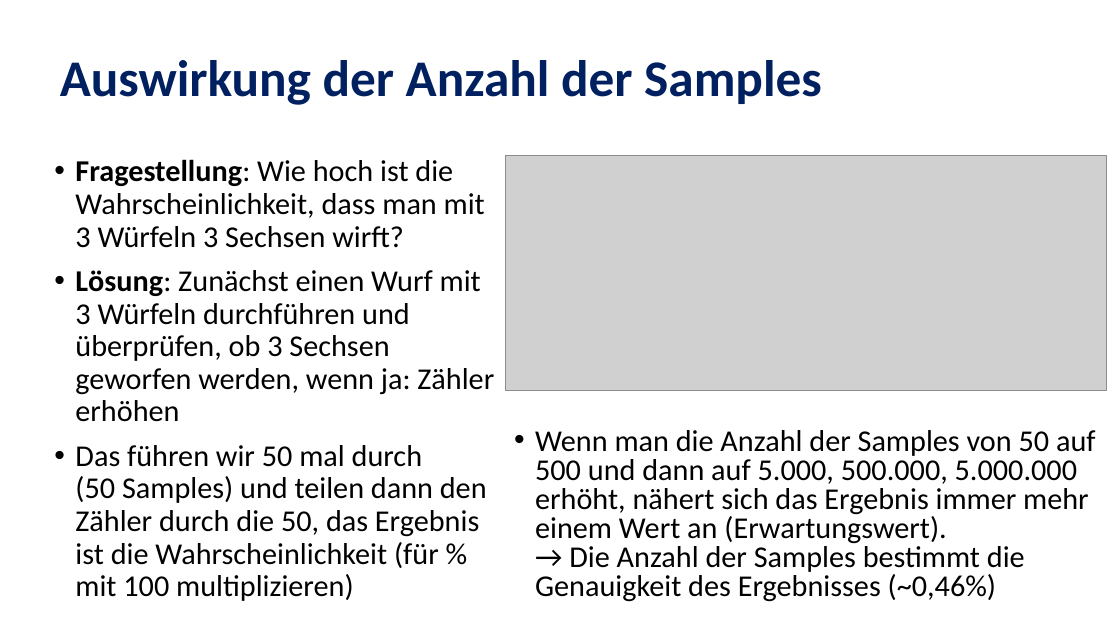
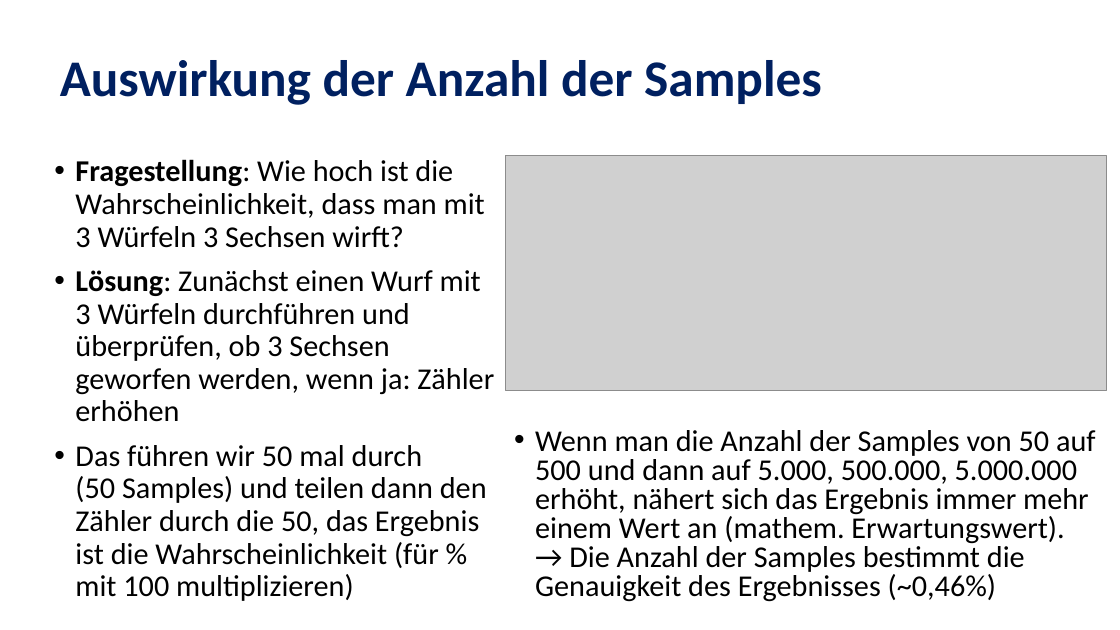
Before and after one commit to MickyRoth/Presentations, a slide deck: slide 7 of Wie programmiert man Monte Carlo.pptx. Drawn at 1120x630 pixels with LibreOffice and Linux fonts; fonts in the diff are those of the drawing; grey boxes stand for pictures; background and template pictures are left out. Boxes give left, top, right and bottom in pixels: in the first picture for what was removed or moved away, otherwise in the second. Text is boxed around its words. In the diff, an @@ line names an element or a change of style, - is before the commit and + after.

```diff
--- a/Wie programmiert man Monte Carlo.pptx
+++ b/Wie programmiert man Monte Carlo.pptx
@@ text at box(535, 430, 1096, 602): text changed @@
-• Wenn man die Anzahl der Samples von 50 auf 500 und dann auf 5.000, 500.000, 5.000.000 erhöht, nähert sich das Ergebnis immer mehr einem Wert an (Erwartungswert).
-  → Die Anzahl der Samples bestimmt die Genauigkeit des Ergebnisses (~0,46%)
+• Wenn man die Anzahl der Samples von 50 auf 500 und dann auf 5.000, 500.000, 5.000.000 erhöht, nähert sich das Ergebnis immer mehr einem Wert an (mathem. Erwartungswert).
+  → Die Anzahl der Samples bestimmt die Genauigkeit des Ergebnisses (~0,46%)
```
Also in this commit, not shown: 2 other slides changed.
